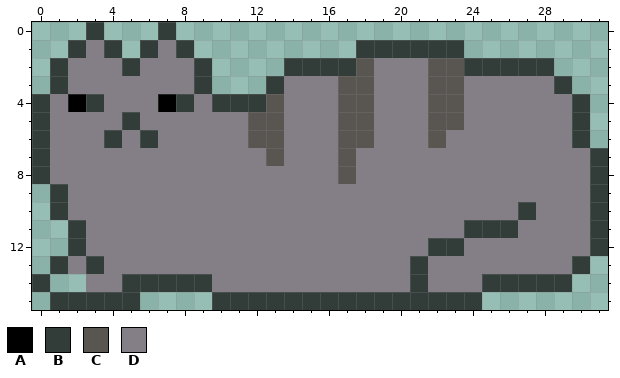
Pixel-art file -- design/pixel art/cats.aseprite. The picture above was drawn from the file before the commit.
32x16 pixels, 1 frame.
Palette (. is transparent): A #000000  B #323c39  C #595652  D #847e87
Pixels before, first column x 0:
 0 ...B...B........................
 1 ..BDB.BDB.........BBBBBB........
 2 .BDDDBDDDB....BBBBCDDDCCBBBBB...
 3 .BDDDDDDDB...BDDDCCDDDCCDDDDDB..
 4 BDABDDDABDBBBCDDDCCDDDCCDDDDDDB.
 5 BDDDDBDDDDDDCCDDDCCDDDCCDDDDDDB.
 6 BDDDBDBDDDDDCCDDDCCDDDCDDDDDDDB.
 7 BDDDDDDDDDDDDCDDDCDDDDDDDDDDDDDB
 8 BDDDDDDDDDDDDDDDDCDDDDDDDDDDDDDB
 9 .BDDDDDDDDDDDDDDDDDDDDDDDDDDDDDB
10 .BDDDDDDDDDDDDDDDDDDDDDDDDDBDDDB
11 ..BDDDDDDDDDDDDDDDDDDDDDBBBDDDDB
12 ..BDDDDDDDDDDDDDDDDDDDBBDDDDDDDB
13 .BDBDDDDDDDDDDDDDDDDDBDDDDDDDDB.
14 B..DDBBBBBDDDDDDDDDDDBDDDBBBBB..
15 .BBBBB....BBBBBBBBBBBBBBB.......
After the commit:
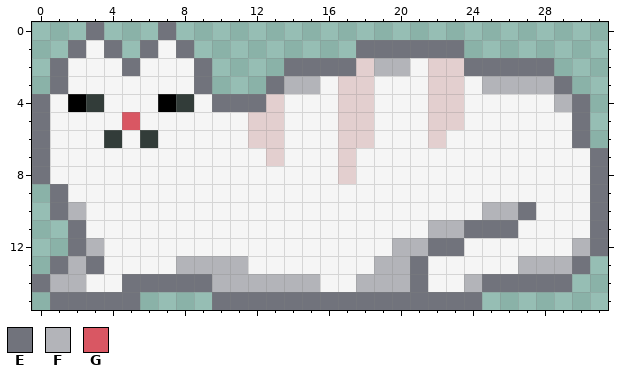
Colours new in this view: E #71737c  F #b3b4b9  G #d95763
From old to new:
colour C: #595652 -> #e3cfcf
colour D: #847e87 -> #f5f5f5
y 0: x 3 B -> E; x 7 B -> E
y 1: x 2 B -> E; x 4 B -> E; x 6 B -> E; x 8 B -> E; x 18..23 BBBBBB -> EEEEEE
y 2: x 1 B -> E; x 5 B -> E; x 9 B -> E; x 14..17 BBBB -> EEEE; x 19..20 DD -> FF; x 24..28 BBBBB -> EEEEE
y 3: x 1 B -> E; x 9 B -> E; x 13..15 BDD -> EFF; x 25..29 DDDDB -> FFFFE
y 4: x 0 B -> E; x 10..12 BBB -> EEE; x 29..30 DB -> FE
y 5: x 0 B -> E; x 5 B -> G; x 30 B -> E
y 6: x 0 B -> E; x 30 B -> E
y 7..8: x 0 B -> E; x 31 B -> E
y 9: x 1 B -> E; x 31 B -> E
y 10: x 1..2 BD -> EF; x 25..27 DDB -> FFE; x 31 B -> E
y 11: x 2 B -> E; x 22..26 DDBBB -> FFEEE; x 31 B -> E
y 12: x 2..3 BD -> EF; x 20..23 DDBB -> FFEE; x 30..31 DB -> FE
y 13: x 1..3 BDB -> EFE; x 8..11 DDDD -> FFFF; x 19..21 DDB -> FFE; x 27..30 DDDB -> FFFE
y 14: x 0..2 B.. -> EFF; x 5..15 BBBBBDDDDDD -> EEEEEFFFFFF; x 18..21 DDDB -> FFFE; x 24..29 DBBBBB -> FEEEEE
y 15: x 1..5 BBBBB -> EEEEE; x 10..24 BBBBBBBBBBBBBBB -> EEEEEEEEEEEEEEE
Pixel boxes of the changes (left, top, right, bottom) in both pictures:
changed: (32, 22, 608, 310)
